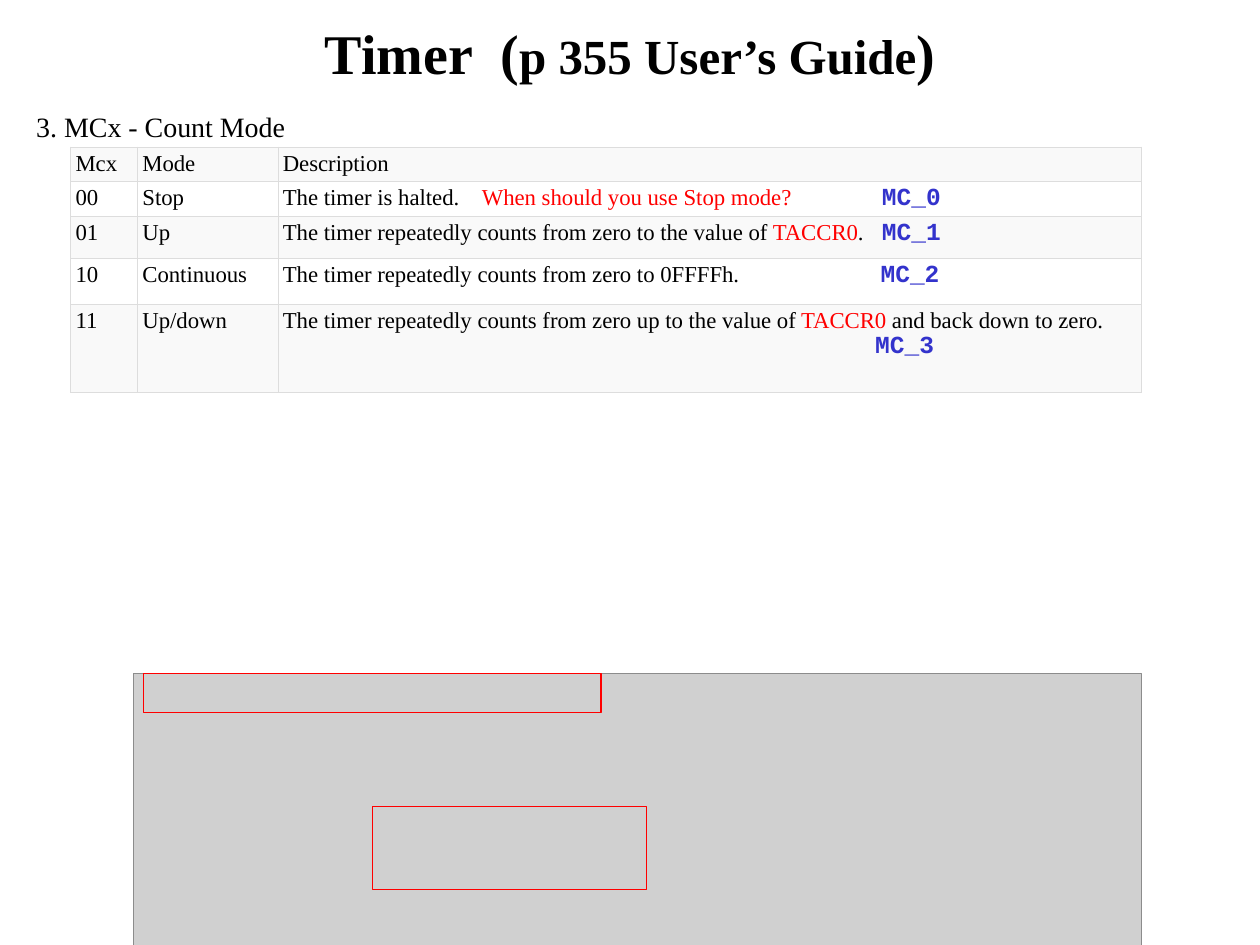
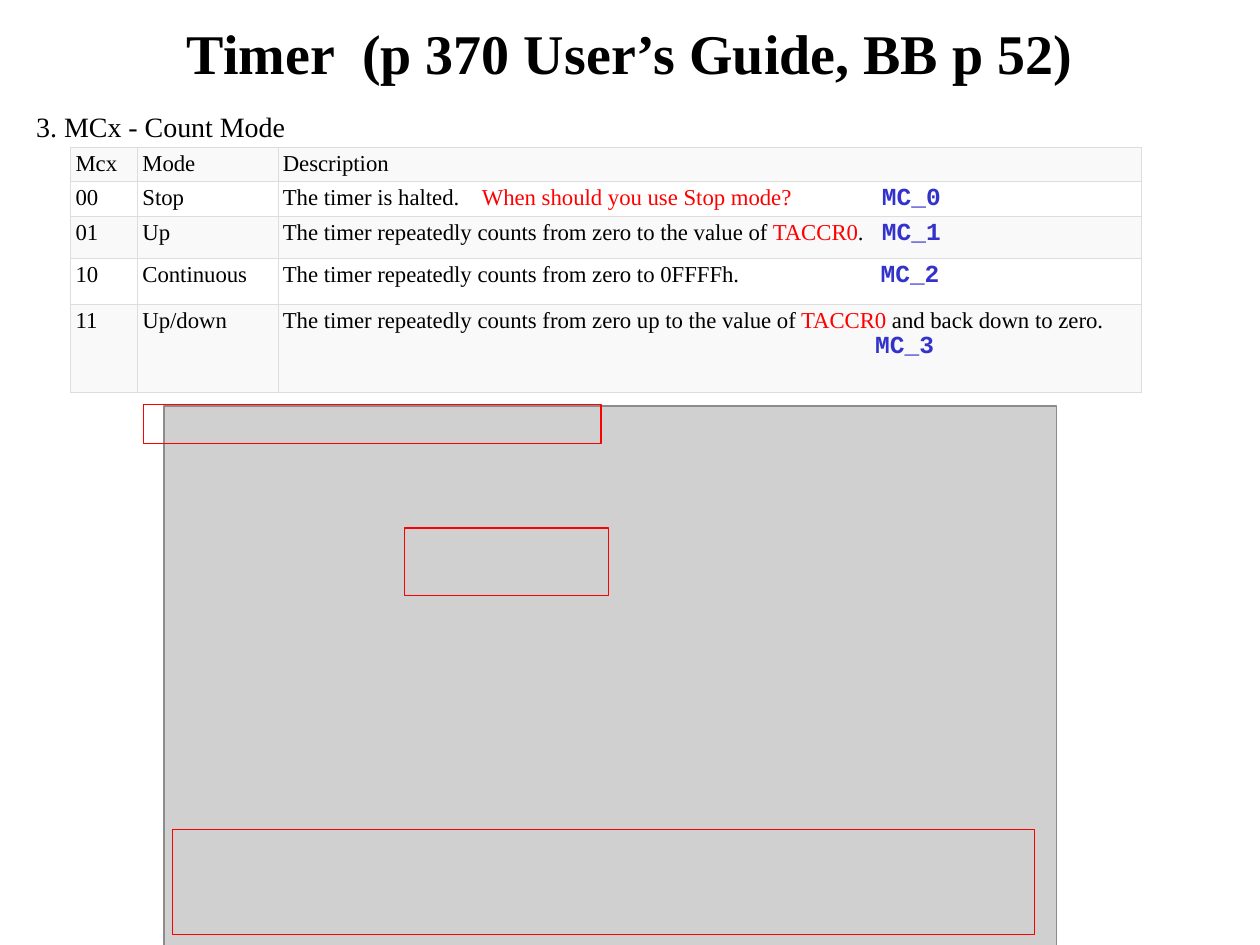
Before and after one commit to pw4rn3r/ECE382, a slide deck: slide 10 of notes/L25/Lsn25.pptx. Drawn at 1260x945 pixels with LibreOffice and Linux fonts; fonts in the diff are those of the drawing; grey boxes stand for pictures. Boxes give left, top, right and bottom in pixels: in the first picture for what was removed or moved away, otherwise in the second. Text is boxed around its words. In the diff, an @@ line names an element or a change of style, - is before the commit and + after.

```diff
--- a/notes/L25/Lsn25.pptx
+++ b/notes/L25/Lsn25.pptx
@@ title at <box>187,35,1072,85</box>: text changed; size 28 to 32 pt @@
-Timer (p 355 User’s Guide)
+Timer (p 370 User’s Guide, BB p 52)
@@ rectangle: place and size @@
-rectangle at <box>144,674,601,713</box>
+rectangle at <box>144,404,601,444</box>
@@ picture: place and size @@
-picture at <box>134,674,1142,945</box>
+picture at <box>164,406,1056,945</box>
@@ rectangle: place and size @@
-rectangle at <box>373,806,648,890</box>
+rectangle at <box>404,528,609,596</box>
@@ rectangle added at <box>173,830,1034,935</box>, outline #FF0000 0.75 pt @@
```
Also in this commit, not shown: 19 other slides changed, 16 slides added, 4 slides removed.
